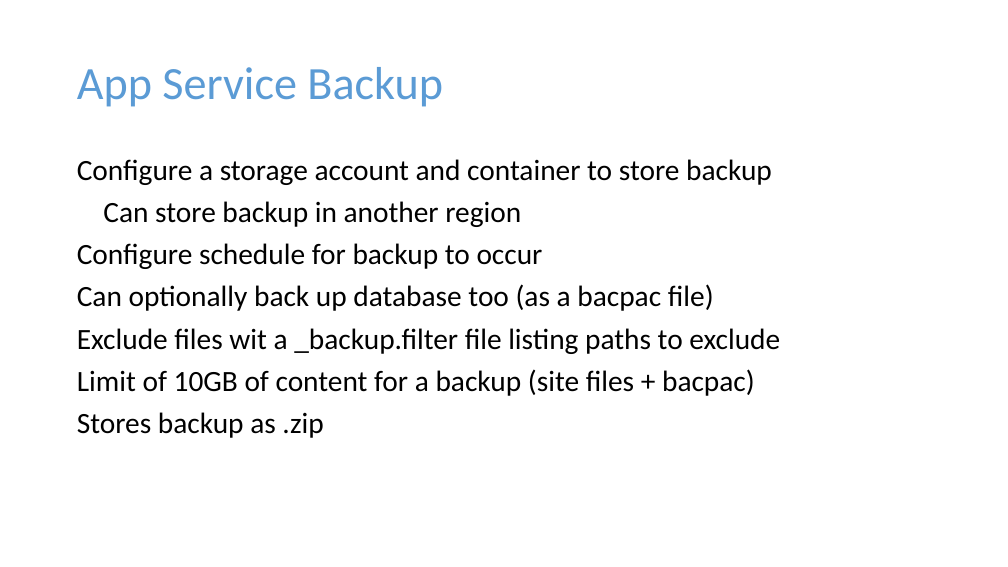
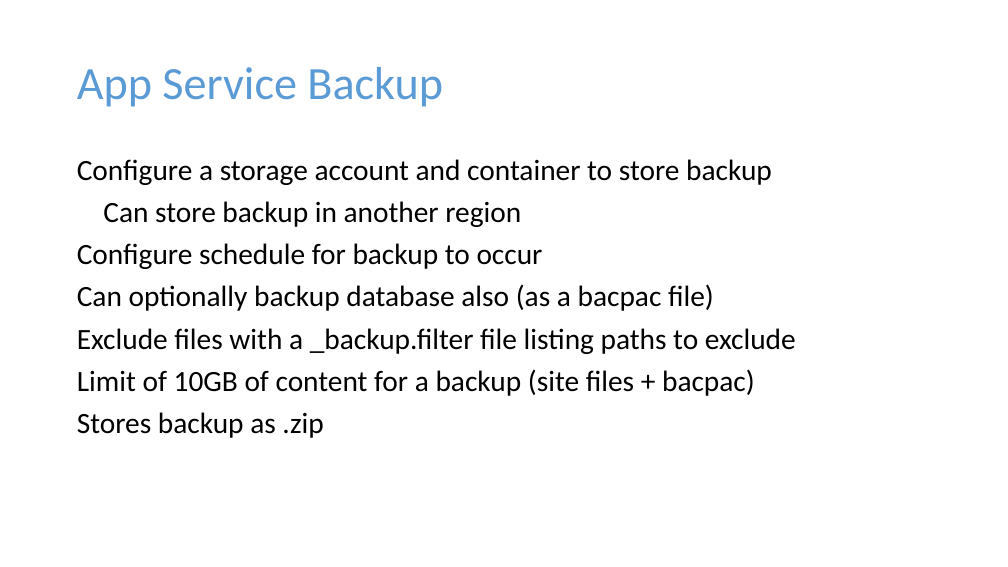
Before and after one commit to guruskill/70-534, a slide deck: slide 35 of Presentations/2017-10-18-Milwaukee/70-534-WebAndMobile.pptx (slide 36 before the commit). Drawn at 1008x567 pixels with LibreOffice and Linux fonts; fonts in the diff are those of the drawing. Boxes give left, top, right and bottom in pixels: in the first picture for what was removed or moved away, otherwise in the second. Text is boxed around its words. In the diff, an @@ line names an element or a change of style, - is before the commit and + after.

```diff
--- a/Presentations/2017-10-18-Milwaukee/70-534-WebAndMobile.pptx
+++ b/Presentations/2017-10-18-Milwaukee/70-534-WebAndMobile.pptx
@@ text at (77, 284, 796, 354): text changed @@
-Can optionally back up database too (as a bacpac file)
-Exclude files wit a _backup.filter file listing paths to exclude
+Can optionally backup database also (as a bacpac file)
+Exclude files with a _backup.filter file listing paths to exclude
```
Also in this commit, not shown: 32 other slides changed, 1 slide removed, 7 other files.
